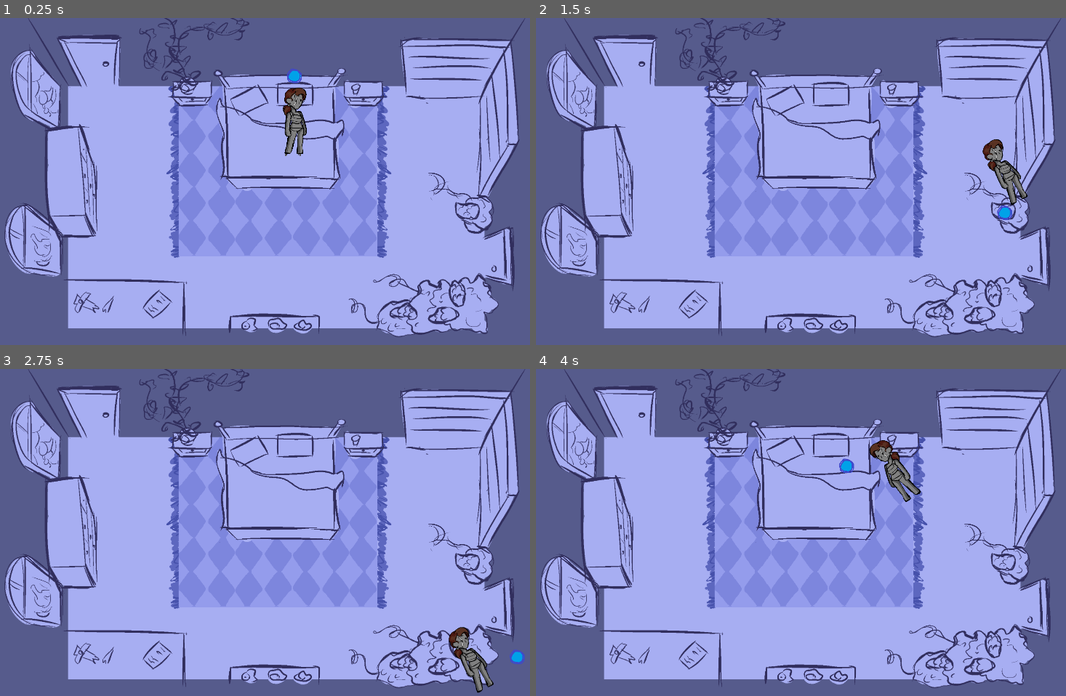
Above: before the commit, frames 1-4 (two rows, left to right).
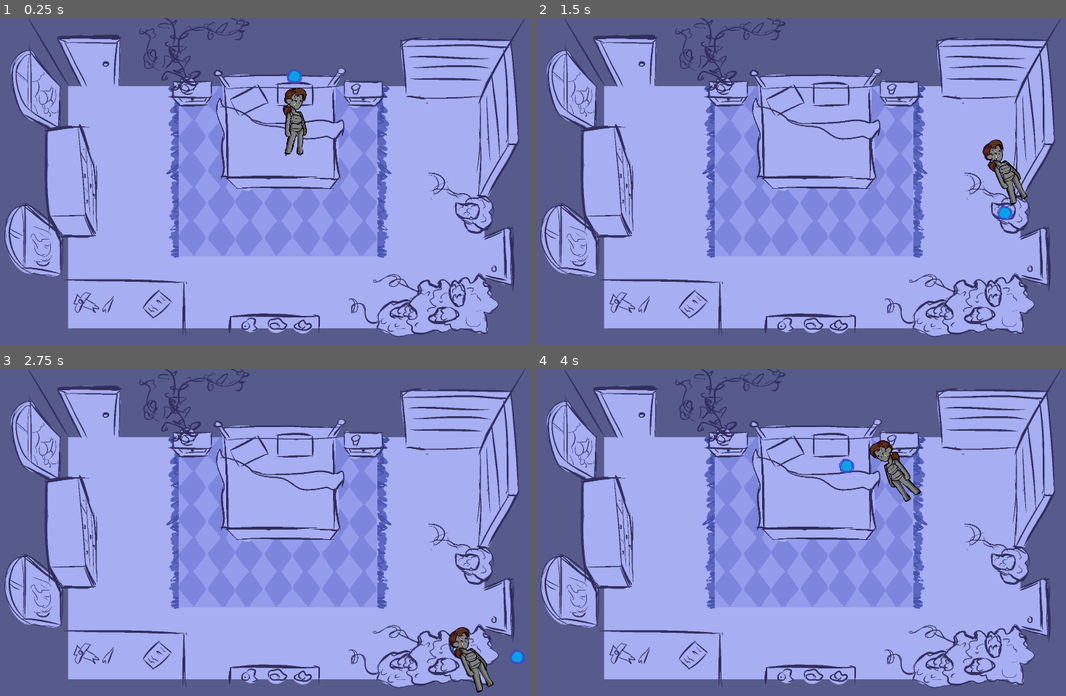
Above: after the commit, the same moments.

Repository: Jigamaree/Witchs-Orders
Game: Godot game, scene res://Scenes/Room_Bedroom.tscn
Two runs of this game, one before a commit and one after it. Both use one fixed random seed, a clock stepped at 60 frames per second and the inputs below.
Inputs:
- Up to frame 1 (0.25 s): no input
- Up to frame 2 (1.5 s): tap Enter (ui_accept) at 0.5, 1.35 s; hold Right (ui_right) 0.53-1.28 s; hold Enter (ui_accept) 0.53-1.28 s; hold Down (ui_down) from 1.28 s (still down)
- Up to frame 3 (2.75 s): tap Enter (ui_accept) at 1.52, 1.82 s; release Down (ui_down) at 2.03 s; hold Right (ui_right) from 2.03 s (still down); hold Enter (ui_accept) from 2.03 s (still down)
- Up to frame 4 (4 s): release Right (ui_right) at 2.78 s; release Enter (ui_accept) at 2.78 s; hold Up (ui_up) 2.78-3.53 s; tap Enter (ui_accept) at 2.85, 3.02, 3.32 s; hold Left (ui_left) from 3.53 s (still down); hold Enter (ui_accept) from 3.53 s (still down)

The runs differ from the first frame. In frame 1, 0.2% of the frame differs, in the area x 53-58%, y 15-42%; in frame 2, 0.2%, in the area x 84-93%, y 37-62%; in frame 3, less than 0.1%; in frame 4, less than 0.1%.

Commit message:
Added the first placeholder to hold conversations. Made interactable objects their own scene. Added the player to be paused while in conversation. Added the temp file to understand the code I've been given!

Diff:
--- /dev/null
+++ b/Conversations/sleepyroom_scripts.gd
@@ -0,0 +1,12 @@
+extends Node
+
+var sleepyroom_Convos = {
+	"meeting": {
+		1: { "speaker": "Steve", "dialogue": "Hi, I'm Steve, nice to meet you!", "goto": 2 },
+		2: { "speaker": "Steve", "dialogue": "See you later!", "end": true }
+		},
+	"attack": {
+		1: { "speaker": "Steve", "dialogue": "Sorry but it's time to fight!", "goto": 2 },
+		2: { "speaker": "Steve", "dialogue": "Prepare to meet your end!", "end": true }
+		}
+}
--- /dev/null
+++ b/Scenes/AssetScenes/interactableObject.tscn
@@ -0,0 +1,14 @@
+[gd_scene format=3 uid="uid://b7p2es7o1w6co"]
+
+[ext_resource type="Script" uid="uid://ds2chr61mq80b" path="res://Scripts/interactableObject.gd" id="1_wup5l"]
+
+[sub_resource type="RectangleShape2D" id="RectangleShape2D_t7h02"]
+size = Vector2(152, 294.5)
+
+[node name="ObjectArea" type="Area2D" unique_id=346532964 groups=["interactable"]]
+script = ExtResource("1_wup5l")
+objectName = "war"
+
+[node name="ObjectInteract" type="CollisionShape2D" parent="." unique_id=1854910098]
+position = Vector2(280, 531.75)
+shape = SubResource("RectangleShape2D_t7h02")
--- a/Scenes/Room_Bedroom.tscn
+++ b/Scenes/Room_Bedroom.tscn
@@ -2,11 +2,8 @@
 
 [ext_resource type="Script" uid="uid://dyj86g6r0e5n6" path="res://Scripts/GlobalScripts/room_default.gd" id="1_axkeq"]
 [ext_resource type="Texture2D" uid="uid://b323e23x8pls5" path="res://Assets/Backgrounds/BedroomTest.png" id="1_sec1b"]
-[ext_resource type="Script" uid="uid://ds2chr61mq80b" path="res://Scripts/interactableObject.gd" id="3_anmqx"]
+[ext_resource type="PackedScene" uid="uid://b7p2es7o1w6co" path="res://Scenes/AssetScenes/interactableObject.tscn" id="3_t7h02"]
 [ext_resource type="PackedScene" uid="uid://dmkvvkru1sug5" path="res://Scenes/AssetScenes/Door_Default.tscn" id="4_t7h02"]
-
-[sub_resource type="RectangleShape2D" id="RectangleShape2D_t7h02"]
-size = Vector2(152, 294.5)
 
 [sub_resource type="RectangleShape2D" id="RectangleShape2D_axkeq"]
 size = Vector2(152, 160)
@@ -24,6 +21,7 @@
 texture = ExtResource("1_sec1b")
 
 [node name="RoomBoundary" type="StaticBody2D" parent="." unique_id=1165903164]
+visible = false
 
 [node name="CollisionPolygon2D" type="CollisionPolygon2D" parent="RoomBoundary" unique_id=1499209645]
 position = Vector2(-5, -7)
@@ -32,12 +30,7 @@
 
 [node name="Collisions" type="Node2D" parent="." unique_id=547089238]
 
-[node name="DresserArea" type="Area2D" parent="Collisions" unique_id=1624706117 groups=["interactable"]]
-script = ExtResource("3_anmqx")
-
-[node name="DresserInteract" type="CollisionShape2D" parent="Collisions/DresserArea" unique_id=1279351204]
-position = Vector2(280, 531.75)
-shape = SubResource("RectangleShape2D_t7h02")
+[node name="WardrobeArea" parent="Collisions" unique_id=346532964 instance=ExtResource("3_t7h02")]
 
 [node name="Door_Area" parent="." unique_id=974499172 instance=ExtResource("4_t7h02")]
 position = Vector2(374, 141)
@@ -52,7 +45,7 @@
 position = Vector2(-88, 99)
 
 [node name="fallbackMarker" type="Marker2D" parent="." unique_id=1393730870 groups=["fallback"]]
-position = Vector2(915, 226)
+position = Vector2(915, 227)
 
 [node name="Door_Area2" parent="." unique_id=1546049843 instance=ExtResource("4_t7h02")]
 position = Vector2(1730, 792)
@@ -67,5 +60,6 @@
 [node name="Door_Marker" parent="Door_Area2" index="1" unique_id=126591328]
 position = Vector2(-234, -77)
 
+[editable path="Collisions/WardrobeArea"]
 [editable path="Door_Area"]
 [editable path="Door_Area2"]
--- a/Scripts/DialogueSystem/DialogueSystem.gd
+++ b/Scripts/DialogueSystem/DialogueSystem.gd
@@ -1,10 +1,12 @@
 extends CanvasLayer
+
+class_name DialogueSystem
 
 var text_rate = 0.03 # The speed of the typewriter effect in seconds; lower is faster
 var text_finished = true # Used to show a continue button or key press prompt
 var inital_input_blocked = true
 
-var conv = {} # This will have different conversations loaded into it when dialogue starts
+@export var conv = {} # This will have different conversations loaded into it when dialogue starts
 var index = 1 # Used to track the current line of dialogue within the conversation
 # Each line sets the index to a specific number, then the dialogue function displays the right line
 # Condition checks true/false can each have their own line that gets sent to, and so can each player choice
@@ -55,7 +57,7 @@
 
 func _ready() -> void:
 	# Load the relevant conversation; in a real game the active one would be passed in depending on who you're talking to
-	conv = test_convo
+	#conv = test_convo
 
 	# format == steve_convos["attack"]
 	# = demo_conv
@@ -79,6 +81,7 @@
 	# Show continue button after typewriter effect (this could also be an arrow prompt or such)
 	if conv[index].has("choice"): continue_button.hide()
 	else: continue_button.visible = text_finished
+
 
 
 func set_dialogue():
@@ -144,6 +147,7 @@
 			set_dialogue()
 		# Line that ends the conversation
 		elif conv[index].has("end"):
+			GlobalVariables.startRegularGameplay.emit()
 			queue_free()
 	else:
 		dialogue.visible_characters = len(dialogue.text)
--- a/Scripts/GlobalScripts/GlobalVariables.gd
+++ b/Scripts/GlobalScripts/GlobalVariables.gd
@@ -2,6 +2,8 @@
 
 signal changingScene(sceneFrom, sceneTo)
 signal startDialogue(objectInteractedWith)
+signal pauseRegularGameplay()
+signal startRegularGameplay()
 
 enum interactableType {
 	OBJECT,
--- a/Scripts/GlobalScripts/room_default.gd
+++ b/Scripts/GlobalScripts/room_default.gd
@@ -5,7 +5,7 @@
 @onready var player_scene: PackedScene = preload("res://Scenes/AssetScenes/PlayerCharacter.tscn")
 @onready var dialogue_overlay: PackedScene = preload("res://Scenes/DialogueTestScene.tscn")
 var player: PlayerClass
-var dialogue_instance
+var dialogue_instance: DialogueSystem
 var activity_on_first_entry = false
 
 func _ready():
@@ -30,4 +30,8 @@
 	if dialogue_instance:
 		return
 	dialogue_instance = dialogue_overlay.instantiate()
+	#set conversation
+
+	dialogue_instance.conv = dialogue_instance.demo_conv
+
 	add_child(dialogue_instance)
--- a/Scripts/interactableObject.gd
+++ b/Scripts/interactableObject.gd
@@ -15,3 +15,4 @@
 
 func spawn_dialogue():
 	GlobalVariables.startDialogue.emit(objectName)
+	GlobalVariables.pauseRegularGameplay.emit()
--- a/Scripts/playerCharacter.gd
+++ b/Scripts/playerCharacter.gd
@@ -12,40 +12,52 @@
 
 @onready var camera = $Camera2D
 
+var isPaused: bool = false
+
 func _ready() -> void:
 	interactionArea.position = markerUp.position
 	camera.enabled = false
+	GlobalVariables.pauseRegularGameplay.connect(_stop_what_youre_doing)
+	GlobalVariables.startRegularGameplay.connect(_ok_you_can_go_again)
 
 func _physics_process(delta: float) -> void:
-	#first move the interaction area to the relevant point
-	if Input.is_action_just_pressed("ui_up"):
-		interactionArea.position = markerUp.position
-	elif Input.is_action_just_pressed("ui_down"):
-		interactionArea.position = markerDown.position
-	elif Input.is_action_just_pressed("ui_left"):
-		interactionArea.position = markerLeft.position
-	elif Input.is_action_just_pressed("ui_right"):
-		interactionArea.position = markerRight.position
+	if isPaused == false:
+		#first move the interaction area to the relevant point
+		if Input.is_action_just_pressed("ui_up"):
+			interactionArea.position = markerUp.position
+		elif Input.is_action_just_pressed("ui_down"):
+			interactionArea.position = markerDown.position
+		elif Input.is_action_just_pressed("ui_left"):
+			interactionArea.position = markerLeft.position
+		elif Input.is_action_just_pressed("ui_right"):
+			interactionArea.position = markerRight.position
 
-	# then move the sprite
-	var input_vector : Vector2 = Vector2(
-		Input.get_action_strength("ui_right") - Input.get_action_strength("ui_left"),
-		Input.get_action_strength("ui_down") - Input.get_action_strength("ui_up"))
-	velocity = input_vector*50000*delta
-	move_and_slide()
+		# then move the sprite
+		var input_vector : Vector2 = Vector2(
+			Input.get_action_strength("ui_right") - Input.get_action_strength("ui_left"),
+			Input.get_action_strength("ui_down") - Input.get_action_strength("ui_up"))
+		velocity = input_vector*50000*delta
+		move_and_slide()
 
-	# animation control
-	if input_vector != Vector2.ZERO:
-		#flip if input_vector -1
-		if input_vector.x < 0: characterSprite.flip_h = true
-		else: characterSprite.flip_h = false
-		characterSprite.play("walk")
+		# animation control
+		if input_vector != Vector2.ZERO:
+			#flip if input_vector -1
+			if input_vector.x < 0: characterSprite.flip_h = true
+			else: characterSprite.flip_h = false
+			characterSprite.play("walk")
+		else:
+			characterSprite.play("default")
 	else:
 		characterSprite.play("default")
 
 func _input(event: InputEvent) -> void:
-	if event.is_action_pressed("ui_accept"):
-		for area in interactionArea.get_overlapping_areas():
-			if area.is_in_group("interactable"):
-				area.interact()
-				break
+	if isPaused == false:
+		if event.is_action_pressed("ui_accept"):
+			for area in interactionArea.get_overlapping_areas():
+				if area.is_in_group("interactable"):
+					area.interact()
+					break
+
+func _stop_what_youre_doing() -> void: 	isPaused = true
+
+func _ok_you_can_go_again() -> void: 	isPaused = false
--- /dev/null
+++ b/temp.gd
@@ -0,0 +1,23 @@
+extends Node
+# This stuff would likely go in your game world script
+
+const DIALOGUE_SYSTEM = preload("res://dialogue_system.tscn")
+
+# Probably an NPC scene would emit a "talk to" signal after an interaction,
+#   with arguments for their ID and what conversation should be started based on what's happened in the game,
+#     which could be stored in the NPC scene or looked up in a database by their ID
+# That signal would connect to this function
+func start_conv(npc, conversation):
+	# Instance dialogue system
+	var dlg_sys = DIALOGUE_SYSTEM.instantiate()
+	# There are cleaner, more extensible ways to do this, but this is pretty easy to understand
+	# It would be a mess in a game with tons of NPCs though
+	match npc:
+		"steve":
+			dlg_sys.conv = dlg_sys.steve_convos[conversation]
+		_: print("NPC NOT FOUND")
+	# This is one way to pause the game so things aren't happening and the player can't move during dialogue,
+	#   but you need to make sure your dialogue system scene process mode is set to "Always"
+	get_tree().paused = true
+	# Add dialogue system to scene
+	get_tree().current_scene.add_child(dlg_sys)
Not shown, added: Conversations/sleepyroom_scripts.gd.uid
Not shown, added: temp.gd.uid
